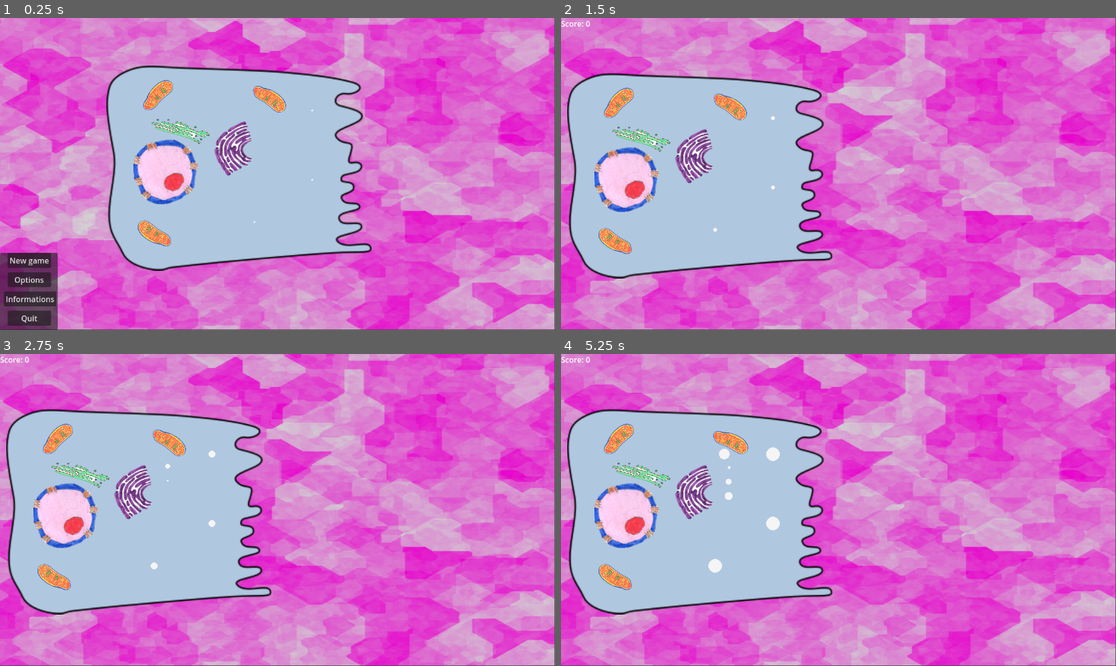
Above: before the commit, frames 1-4 (two rows, left to right).
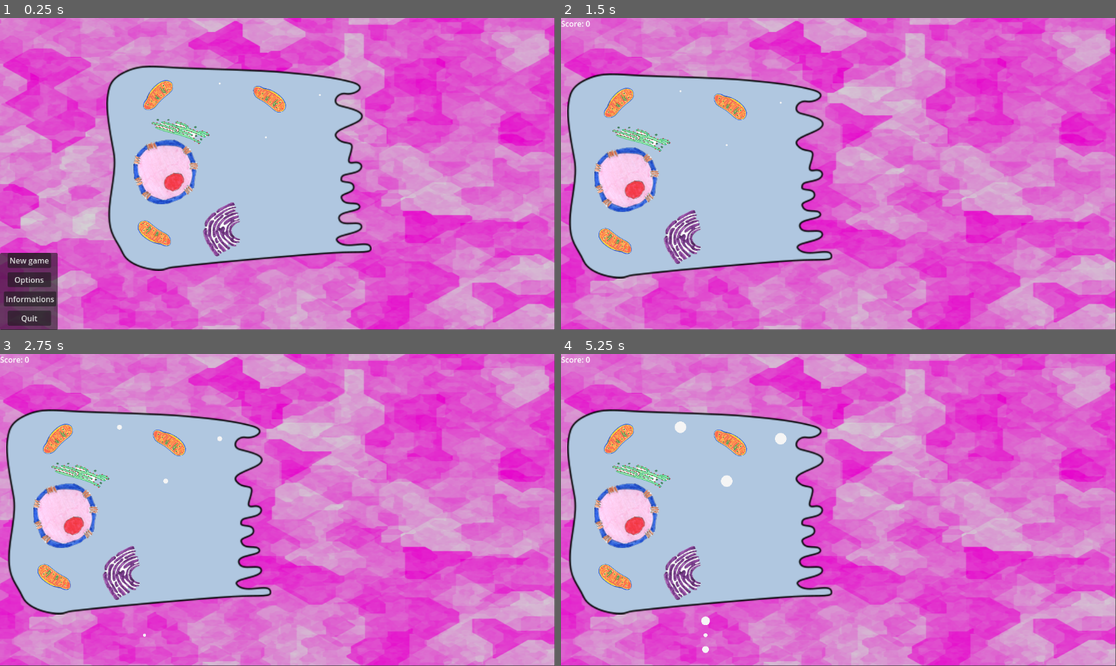
Above: after the commit, the same moments.

Repository: leclercsimon74/Godot4_cell2
Game: Godot game, scene res://scene/menu2.tscn
The game is run twice, just before and just after one commit, with the same random seed, the same clock (stepped at 60 frames per second) and the same inputs.
Inputs (mouse positions are in pixels of both pictures, inside the frame that each line leads up to):
- Up to frame 1 (0.25 s): no input
- Up to frame 2 (1.5 s): click "New game" at 0.5 s; click (832, 289) at 1.25 s, where only the run after the commit has a clickable "Continue"
- Up to frame 3 (2.75 s): tap Enter at 2 s; move the mouse to (399, 494) at 2.02 s; click (399, 494) at 2.17 s
- Up to frame 4 (5.25 s): move the mouse to (727, 525) at 2.77 s; click (727, 525) at 2.92 s; tap Space at 3.5, 5 s; move the mouse to (894, 441) at 3.52 s; click (894, 441) at 3.67 s; tap Enter at 4.25 s; move the mouse to (810, 572) at 4.27 s; click (810, 572) at 4.42 s; move the mouse to (1005, 556) at 5.02 s; click (1005, 556) at 5.17 s

The runs differ from the first frame. In frame 1, 1.5% of the frame differs, in the area x 36-58%, y 20-77%; in frame 2, 1.5%; in frame 3, 1.6%; in frame 4, 2.3%, in the area x 18-41%, y 21-96%.

Commit message:
Add files via upload
Full change on level1

Diff:
--- a/scene/level1/cell.tscn
+++ b/scene/level1/cell.tscn
@@ -54,7 +54,7 @@
 rotation = 1.01578
 
 [node name="Golgi" parent="." instance=ExtResource("6_a3omv")]
-position = Vector2(-8, -40)
+position = Vector2(-32, 128)
 rotation = -2.02982
 
 [node name="Vesicles" type="Node2D" parent="Golgi"]
@@ -62,13 +62,13 @@
 rotation = 2.02982
 
 [node name="Vesicle" parent="Golgi/Vesicles" instance=ExtResource("7_omjpb")]
-position = Vector2(104, -80)
+position = Vector2(144, -280)
 
 [node name="Vesicle2" parent="Golgi/Vesicles" instance=ExtResource("7_omjpb")]
-position = Vector2(-16, 152)
+position = Vector2(-64, -304)
 
 [node name="Vesicle3" parent="Golgi/Vesicles" instance=ExtResource("7_omjpb")]
-position = Vector2(104, 64)
+position = Vector2(32, -192)
 
 [node name="Timer_Vesicle_rate" type="Timer" parent="."]
 autostart = true
--- a/scene/level1/level1.gd
+++ b/scene/level1/level1.gd
@@ -1,14 +1,22 @@
 extends Node2D
+
+signal final_score(score)
 
 @export var starting_interval := 15
 @export var ending_interval := 5
 @export var starting_max_virus := 2
 @export var ending_max_virus := 8
-@export var transition_duration := 40
-@export var wave_number := 4.0
+@export var transition_duration := 30
+@export var wave_number := 3.0
+@export var level_duration := 20 #in seconds
 var score := 0
 var first_duration := true
-var first_duration_timer := 10
+var end_timer := false
+var first_duration_timer := 5
+
+@onready var game_over_Screen := preload("res://scene/Game_over.tscn")
+@onready var win_Screen := preload("res://scene/level1/victory.tscn")
+@onready var description_Screen := preload("res://scene/level1/level_description.tscn")
 
 var VIRUSES := [preload("res://scene/Viruses/virus_ambre.tscn")]
 
@@ -22,7 +30,10 @@
 # Called when the node enters the scene tree for the first time.
 func _ready():
 	randomize()
-
+	var description = description_Screen.instantiate()
+	add_child(description)
+	get_tree().paused = true
+	_start()
 
 # Called every frame. 'delta' is the elapsed time since the previous frame.
 func _process(_delta):
@@ -33,19 +44,21 @@
 			first_duration = false
 			print('Grace periode ended')
 	else:
-		if transition_timer > transition_duration:
-			transition_timer = 0
-			time_interval = starting_interval + (ending_interval - starting_interval) / wave_number * wave_n
-			max_virus = starting_max_virus + (ending_max_virus - starting_max_virus) / wave_number * wave_n
-			print('New interval is '+str(time_interval))
-			print('New virus max number is '+str(max_virus))
-			for x in range(max_virus):
-				$VirusSpawn.start(randi()%int(time_interval))
-			if wave_n <= wave_number:
-				wave_n += 1
-			if wave_n > wave_number: #end the level/game
-				pass
-
+		if end_timer == false:
+			if transition_timer > transition_duration:
+				transition_timer = 0
+				time_interval = starting_interval + (ending_interval - starting_interval) / wave_number * wave_n
+				max_virus = starting_max_virus + (ending_max_virus - starting_max_virus) / wave_number * wave_n
+				print('New interval is '+str(time_interval))
+				print('New virus max number is '+str(max_virus))
+				for x in range(max_virus):
+					$VirusSpawn.start(randi()%int(time_interval))
+				if wave_n <= wave_number:
+					wave_n += 1
+		else:
+			max_virus = 0
+			if $Viruses.get_children().size() == 0: #no more viruses left
+				_win()
 
 
 
@@ -65,6 +78,7 @@
 		virus.position = random_position()
 		$Viruses.add_child(virus)
 		virus.connect("virus_destroyed", _score)
+		virus.connect("death", _lose)
 		print('Virus generated')
 
 
@@ -74,6 +88,28 @@
 	$UserInterface/ScoreLabel.text = "Score: %s" % score
 
 
+func _lose():
+	print('Game over')
+	var game_over = game_over_Screen.instantiate()
+	add_child(game_over)
+	get_tree().paused = true
+
+func _win():
+	print('Victory!')
+	var win = win_Screen.instantiate()
+	add_child(win)
+	$Victory/Panel/MarginContainer/VBoxContainer/Label/CenterContainer/VBoxContainer/Label.text = "Final score: %s" % score
+	get_tree().paused = true
+
+func _start():
+	print('Main Timer start')
+	$Level_Timer.start(level_duration)
 
 func random_choice(list: Array):
 	return list[ randi() % list.size() ]
+
+
+func _on_level_timer_timeout():
+	print('Infection ends')
+	end_timer = true
+	max_virus = 0
--- a/scene/level1/level1.tscn
+++ b/scene/level1/level1.tscn
@@ -55,4 +55,8 @@
 offset_bottom = 23.0
 text = "Score: 0"
 
+[node name="Level_Timer" type="Timer" parent="."]
+one_shot = true
+
 [connection signal="timeout" from="VirusSpawn" to="." method="_on_virus_spawn_timeout"]
+[connection signal="timeout" from="Level_Timer" to="." method="_on_level_timer_timeout"]
--- /dev/null
+++ b/scene/level1/level_description.gd
@@ -0,0 +1,7 @@
+extends CanvasLayer
+
+
+func _on_continue_button_pressed():
+	print('Continue')
+	queue_free()
+	get_tree().paused = false
--- /dev/null
+++ b/scene/level1/level_description.tscn
@@ -0,0 +1,67 @@
+[gd_scene load_steps=6 format=3 uid="uid://cliyfdnjmsfnt"]
+
+[ext_resource type="Script" path="res://scene/level1/level_description.gd" id="1_odg7v"]
+
+[sub_resource type="Gradient" id="Gradient_pg2y0"]
+colors = PackedColorArray(0.582277, 1.60275e-05, 0.422842, 1, 0.831774, 0.709785, 0.966322, 1)
+
+[sub_resource type="FastNoiseLite" id="FastNoiseLite_g4gye"]
+noise_type = 4
+seed = 4
+
+[sub_resource type="NoiseTexture2D" id="NoiseTexture2D_vgnnx"]
+color_ramp = SubResource("Gradient_pg2y0")
+noise = SubResource("FastNoiseLite_g4gye")
+
+[sub_resource type="StyleBoxTexture" id="StyleBoxTexture_kv7rf"]
+texture = SubResource("NoiseTexture2D_vgnnx")
+
+[node name="level_description" type="CanvasLayer"]
+script = ExtResource("1_odg7v")
+
+[node name="Panel" type="Panel" parent="."]
+process_mode = 3
+offset_left = 334.0
+offset_top = 29.0
+offset_right = 815.0
+offset_bottom = 611.0
+theme_override_styles/panel = SubResource("StyleBoxTexture_kv7rf")
+
+[node name="VBoxContainer" type="VBoxContainer" parent="Panel"]
+layout_mode = 2
+offset_left = 2.0
+offset_right = 482.0
+offset_bottom = 582.0
+theme_override_constants/separation = 60
+
+[node name="Label" type="Label" parent="Panel"]
+layout_mode = 2
+offset_left = 2.0
+offset_right = 482.0
+offset_bottom = 72.0
+theme_override_font_sizes/font_size = 50
+text = "INFORMATIONS"
+horizontal_alignment = 1
+
+[node name="RichTextLabel" type="RichTextLabel" parent="Panel"]
+layout_mode = 2
+offset_left = 26.0
+offset_top = 139.0
+offset_right = 450.0
+offset_bottom = 418.0
+text = "Think of a secretory cell like a special worker inside your body. These cells have an important job: they make things and send them to the right places.
+
+Imagine you have a factory in your body, and secretory cells are the workers in that factory. Each worker is in charge of making something different, like juice, toys, or even letters. Once they've made these things, they put them in tiny packages called vesicles.
+
+These cells can produce a lot vesicles quickly."
+
+[node name="ContinueButton" type="Button" parent="Panel"]
+layout_mode = 2
+offset_left = 146.0
+offset_top = 507.0
+offset_right = 314.0
+offset_bottom = 557.0
+theme_override_font_sizes/font_size = 30
+text = "Continue"
+
+[connection signal="pressed" from="Panel/ContinueButton" to="." method="_on_continue_button_pressed"]
--- /dev/null
+++ b/scene/level1/victory.gd
@@ -0,0 +1,17 @@
+extends Control
+
+
+
+
+func _on_quit_button_pressed():
+	print('Quit the game')
+	get_tree().quit()
+
+
+func _on_next_button_pressed():
+	#to the next level
+	pass # Replace with function body.
+
+
+func _on_mainmenu_pressed():
+	get_tree().change_scene_to_file("res://scene/menu2.tscn")
--- /dev/null
+++ b/scene/level1/victory.tscn
@@ -0,0 +1,93 @@
+[gd_scene load_steps=6 format=3 uid="uid://loasfjsjmqm6"]
+
+[ext_resource type="Script" path="res://scene/level1/victory.gd" id="1_ycrew"]
+
+[sub_resource type="Gradient" id="Gradient_6l7fw"]
+colors = PackedColorArray(0.582277, 1.60275e-05, 0.422842, 1, 0.831774, 0.709785, 0.966322, 1)
+
+[sub_resource type="FastNoiseLite" id="FastNoiseLite_u2xc7"]
+noise_type = 4
+seed = 4
+
+[sub_resource type="NoiseTexture2D" id="NoiseTexture2D_vgnnx"]
+color_ramp = SubResource("Gradient_6l7fw")
+noise = SubResource("FastNoiseLite_u2xc7")
+
+[sub_resource type="StyleBoxTexture" id="StyleBoxTexture_58jt4"]
+texture = SubResource("NoiseTexture2D_vgnnx")
+
+[node name="Victory" type="Control"]
+process_mode = 3
+layout_mode = 3
+anchors_preset = 15
+anchor_right = 1.0
+anchor_bottom = 1.0
+grow_horizontal = 2
+grow_vertical = 2
+script = ExtResource("1_ycrew")
+
+[node name="Panel" type="Panel" parent="."]
+layout_mode = 0
+offset_left = 334.0
+offset_top = 29.0
+offset_right = 815.0
+offset_bottom = 611.0
+theme_override_styles/panel = SubResource("StyleBoxTexture_58jt4")
+
+[node name="MarginContainer" type="MarginContainer" parent="Panel"]
+layout_mode = 1
+anchors_preset = 8
+anchor_left = 0.5
+anchor_top = 0.5
+anchor_right = 0.5
+anchor_bottom = 0.5
+offset_left = -240.5
+offset_top = -291.0
+offset_right = 240.5
+offset_bottom = 291.0
+grow_horizontal = 2
+grow_vertical = 2
+
+[node name="VBoxContainer" type="VBoxContainer" parent="Panel/MarginContainer"]
+layout_mode = 2
+theme_override_constants/separation = 9
+
+[node name="Label" type="Label" parent="Panel/MarginContainer/VBoxContainer"]
+layout_mode = 2
+theme_override_font_sizes/font_size = 50
+text = "VICTORY"
+horizontal_alignment = 1
+
+[node name="CenterContainer" type="CenterContainer" parent="Panel/MarginContainer/VBoxContainer/Label"]
+layout_mode = 2
+offset_top = 196.0
+offset_right = 481.0
+offset_bottom = 466.0
+
+[node name="VBoxContainer" type="VBoxContainer" parent="Panel/MarginContainer/VBoxContainer/Label/CenterContainer"]
+layout_mode = 2
+theme_override_constants/separation = 40
+
+[node name="Label" type="Label" parent="Panel/MarginContainer/VBoxContainer/Label/CenterContainer/VBoxContainer"]
+layout_mode = 2
+theme_override_font_sizes/font_size = 30
+text = "Final score: 0"
+
+[node name="NextButton" type="Button" parent="Panel/MarginContainer/VBoxContainer/Label/CenterContainer/VBoxContainer"]
+layout_mode = 2
+theme_override_font_sizes/font_size = 30
+text = "Next"
+
+[node name="Mainmenu" type="Button" parent="Panel/MarginContainer/VBoxContainer/Label/CenterContainer/VBoxContainer"]
+layout_mode = 2
+theme_override_font_sizes/font_size = 30
+text = "Main Menu"
+
+[node name="QuitButton" type="Button" parent="Panel/MarginContainer/VBoxContainer/Label/CenterContainer/VBoxContainer"]
+layout_mode = 2
+theme_override_font_sizes/font_size = 30
+text = "Quit"
+
+[connection signal="pressed" from="Panel/MarginContainer/VBoxContainer/Label/CenterContainer/VBoxContainer/NextButton" to="." method="_on_next_button_pressed"]
+[connection signal="pressed" from="Panel/MarginContainer/VBoxContainer/Label/CenterContainer/VBoxContainer/Mainmenu" to="." method="_on_mainmenu_pressed"]
+[connection signal="pressed" from="Panel/MarginContainer/VBoxContainer/Label/CenterContainer/VBoxContainer/QuitButton" to="." method="_on_quit_button_pressed"]
